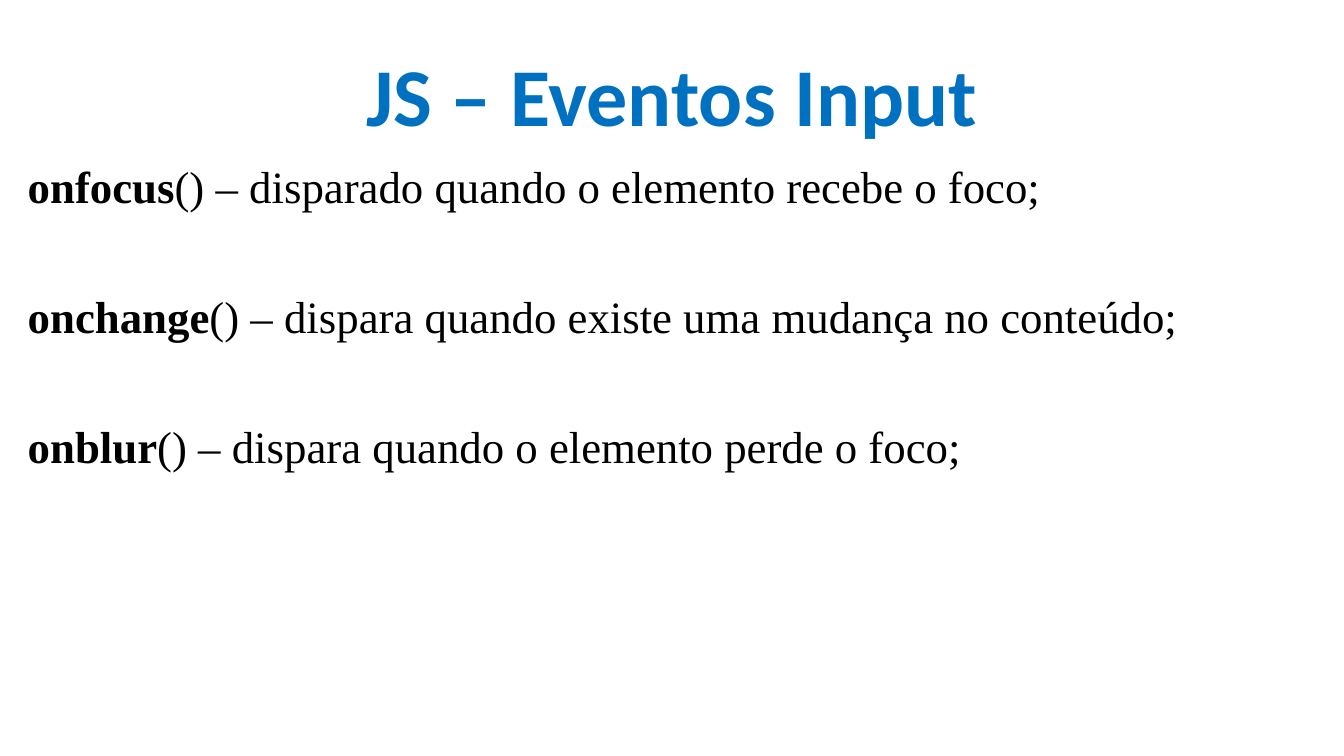
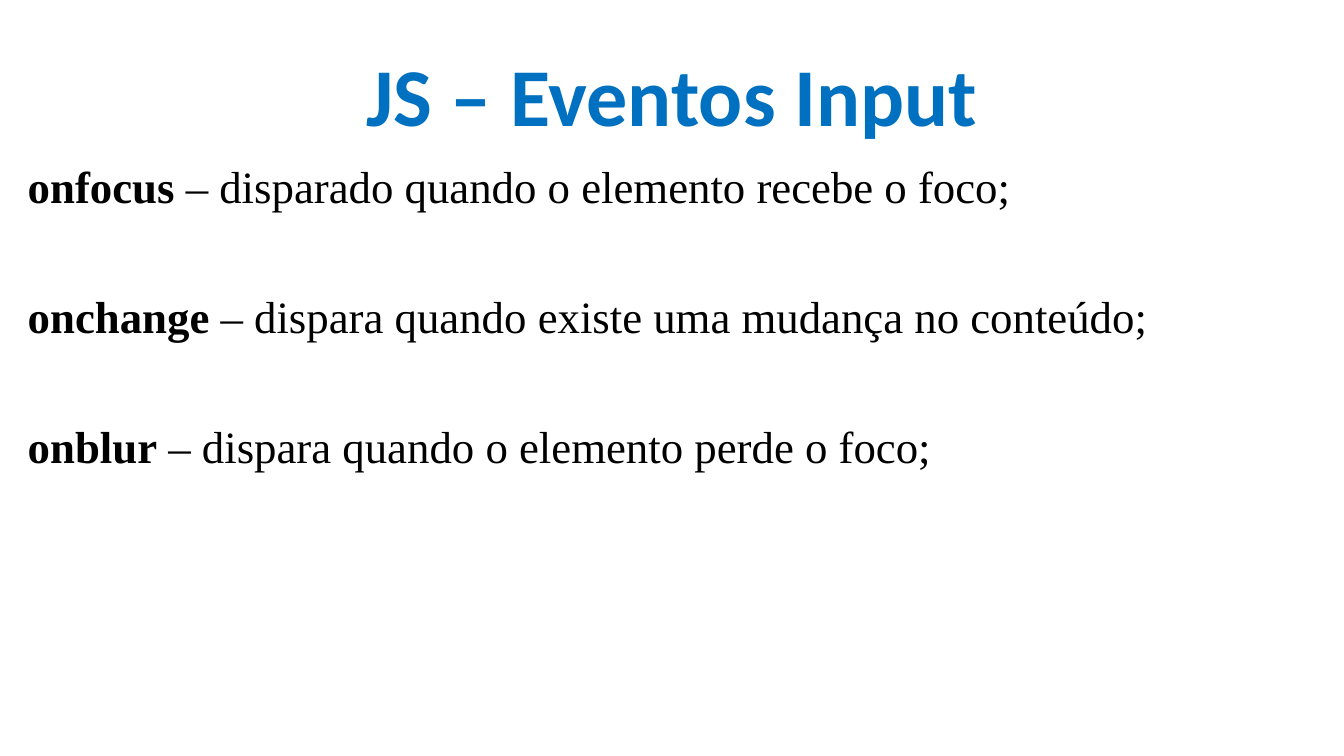
Before and after one commit to CloudEducationBrazil/WydenDesenvolvimentoWebPHP, a slide deck: slide 40 of 01 Classes/Aula 09 Desenvolvimento Web PHP - JS.pptx (slide 38 before the commit). Drawn at 1344x756 pixels with LibreOffice and Linux fonts; fonts in the diff are those of the drawing; background and template pictures are left out. Boxes give left, top, right and bottom in pixels: in the first picture for what was removed or moved away, otherwise in the second. Text is boxed around its words. In the diff, an @@ line names an element or a change of style, - is before the commit and + after.

```diff
--- a/01 Classes/Aula 09 Desenvolvimento Web PHP - JS.pptx
+++ b/01 Classes/Aula 09 Desenvolvimento Web PHP - JS.pptx
@@ text at <box>28,171,1147,473</box>: text changed @@
-onfocus() – disparado quando o elemento recebe o foco;
-onchange() – dispara quando existe uma mudança no conteúdo;
-onblur() – dispara quando o elemento perde o foco;
+onfocus – disparado quando o elemento recebe o foco;
+onchange – dispara quando existe uma mudança no conteúdo;
+onblur – dispara quando o elemento perde o foco;
```
Also in this commit, not shown: 8 other slides changed, 2 slides added, 1 other file.
